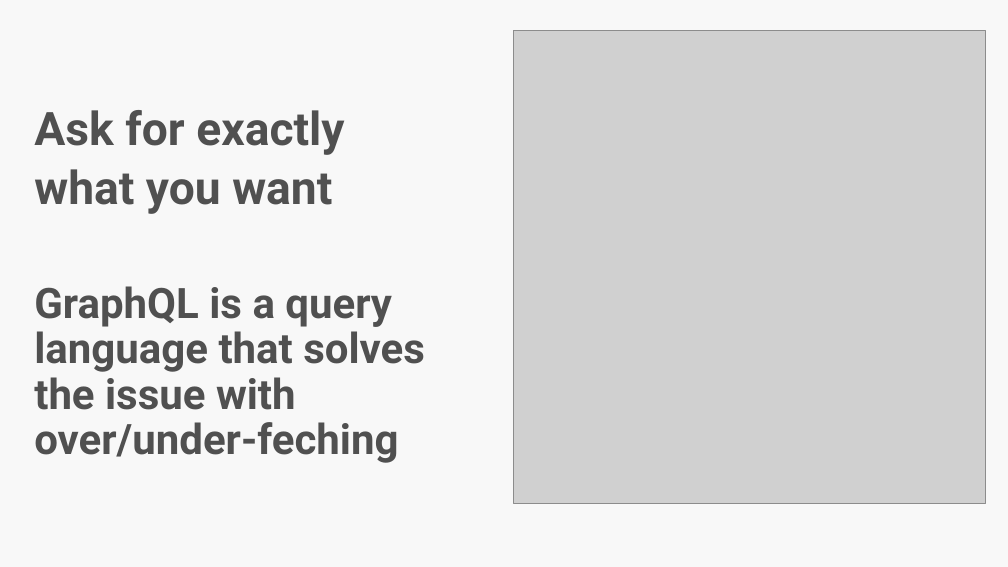
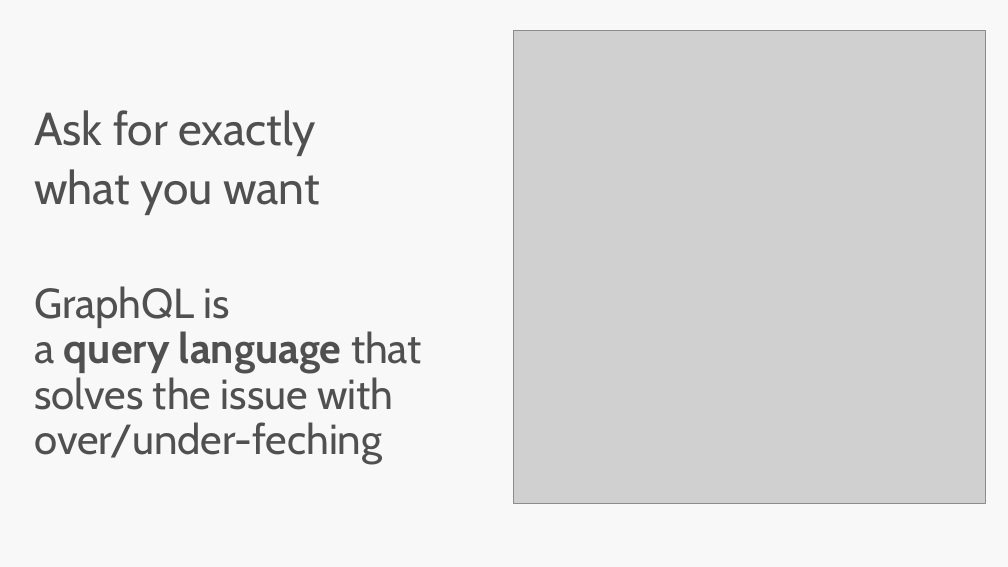
Before and after one commit to jlamch/.net-core, a slide deck: slide 35 of 3.api-flavours.pptx (slide 34 before the commit). Drawn at 1008x567 pixels with LibreOffice and Linux fonts; fonts in the diff are those of the drawing; grey boxes stand for pictures. Boxes give left, top, right and bottom in pixels: in the first picture for what was removed or moved away, otherwise in the second. Text is boxed around its words. In the diff, an @@ line names an element or a change of style, - is before the commit and + after.

```diff
--- a/3.api-flavours.pptx
+++ b/3.api-flavours.pptx
@@ text "Ask for exactly" at bbox=[34, 110, 422, 464]: font Roboto to Cabin; bold off in "Ask for exactly", "what you want", "GraphQL is a that solves the issue ..." @@
```
Also in this commit, not shown: 27 other slides changed, 1 slide added, 2 other files.
